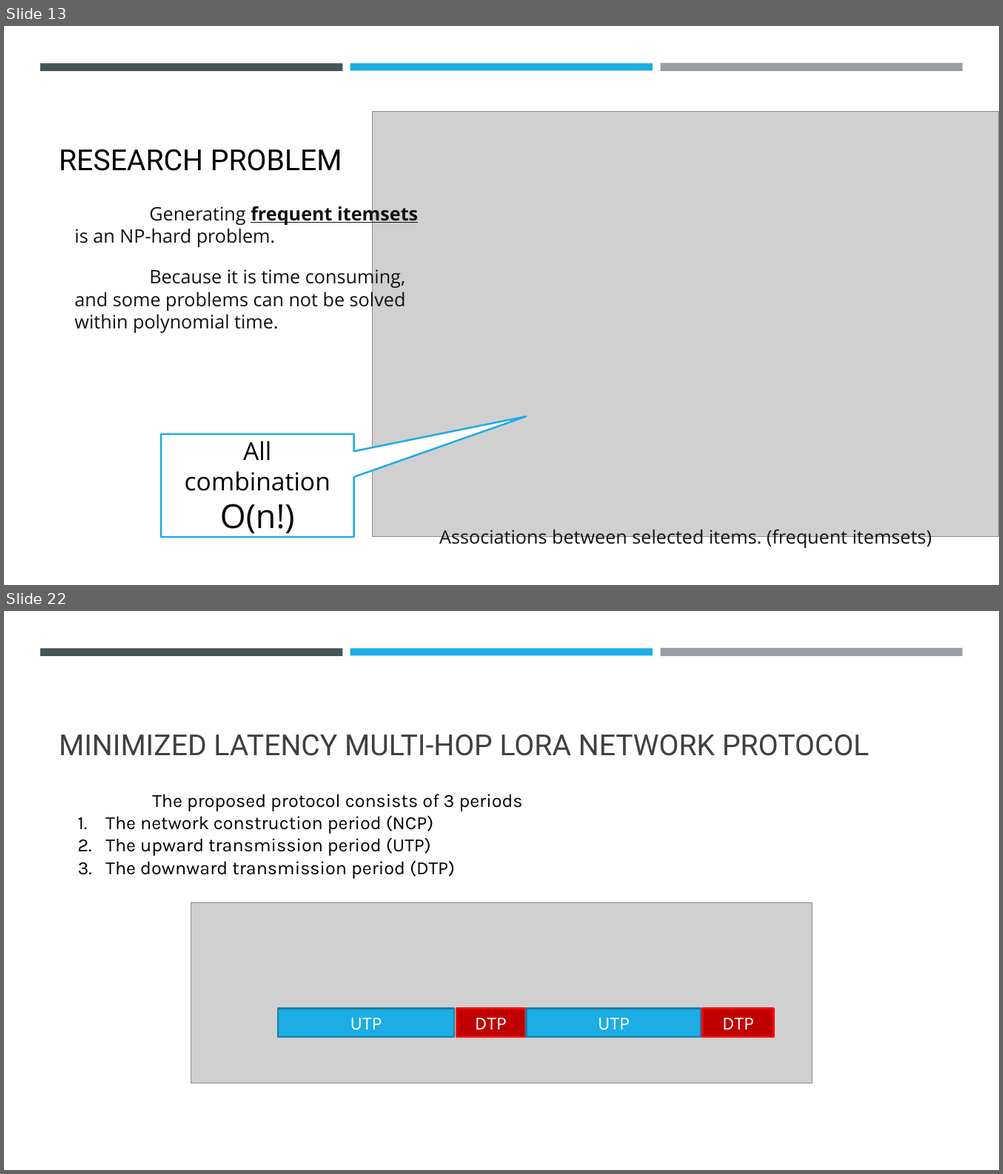
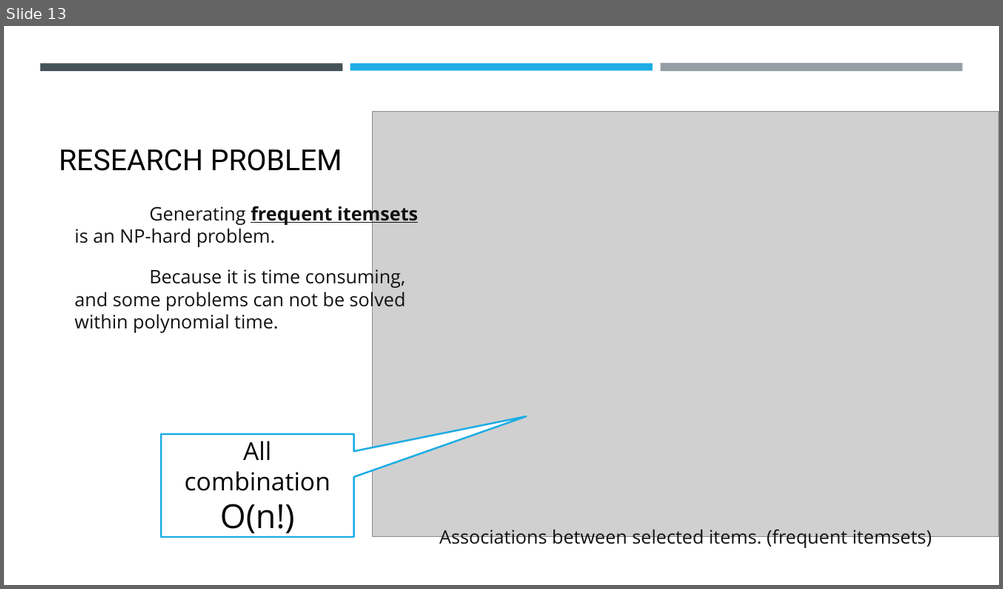
Before and after one commit to Wanarut/Review_literature, a slide deck: Impact of Genetic Algorithms Operators on Association Rules Extraction.pptx. Shown one above the other, each under a label of ours: slides 13 and 22 before the commit, slide 13 after it; the slides between them are not shown. The pictures are 1003x1174 and 1003x589 pixels, drawn with LibreOffice and Linux fonts; fonts in the diff are those of the drawing; grey boxes stand for pictures. Boxes give left, top, right and bottom in pixels: in the first picture for what was removed or moved away, otherwise in the second. Text is boxed around its words. In the diff, an @@ line names an element or a change of style, - is before the commit and + after.

```diff
--- a/Impact of Genetic Algorithms Operators on Association Rules Extraction.pptx
+++ b/Impact of Genetic Algorithms Operators on Association Rules Extraction.pptx
@@ slide 22 removed at [4,611,999,1170], background #FFFFFF; not listed: 3 template elements that a slide beside it also shows @@
@@ title removed at [59,734,869,756] @@
-MINIMIZED LATENCY MULTI-HOP LORA NETWORK PROTOCOL
@@ text removed at [105,794,523,879] @@
-The proposed protocol consists of 3 periods
-1. The network construction period (NCP)
-2. The upward transmission period (UTP)
-3. The downward transmission period (DTP)
@@ picture removed at [191,903,812,1083] @@
@@ rectangle removed at [278,1008,454,1037] @@
-UTP
@@ rectangle removed at [456,1008,525,1037] @@
-DTP
@@ rectangle removed at [526,1008,701,1037] @@
-UTP
@@ rectangle removed at [703,1008,774,1037] @@
-DTP
```
Also in this commit, not shown: 5 slides changed, 37 slides added, 42 other slides removed.
